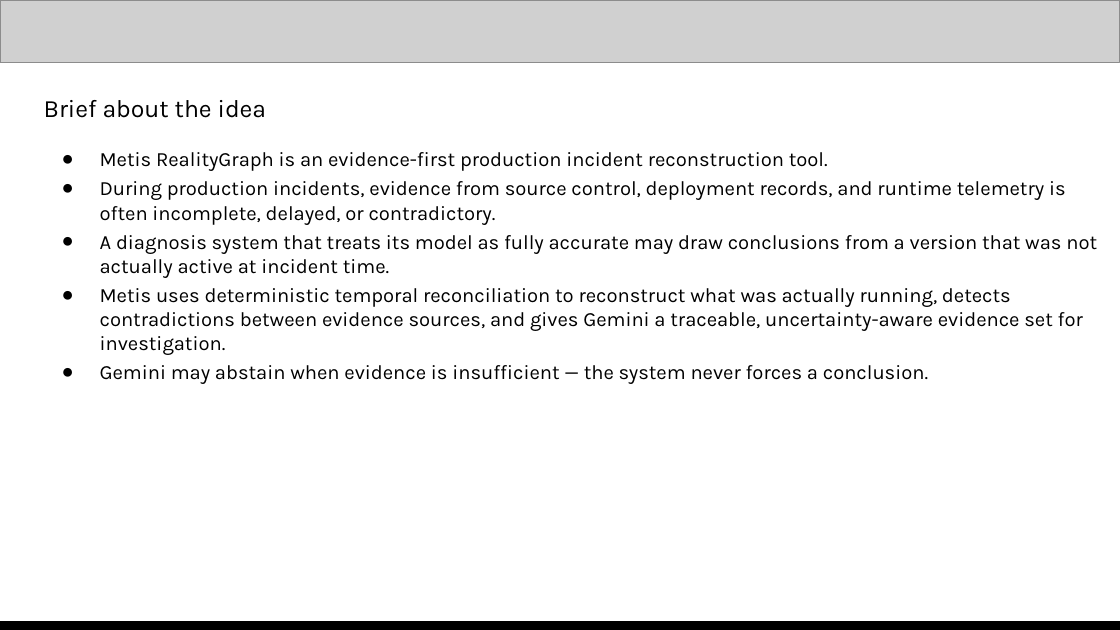
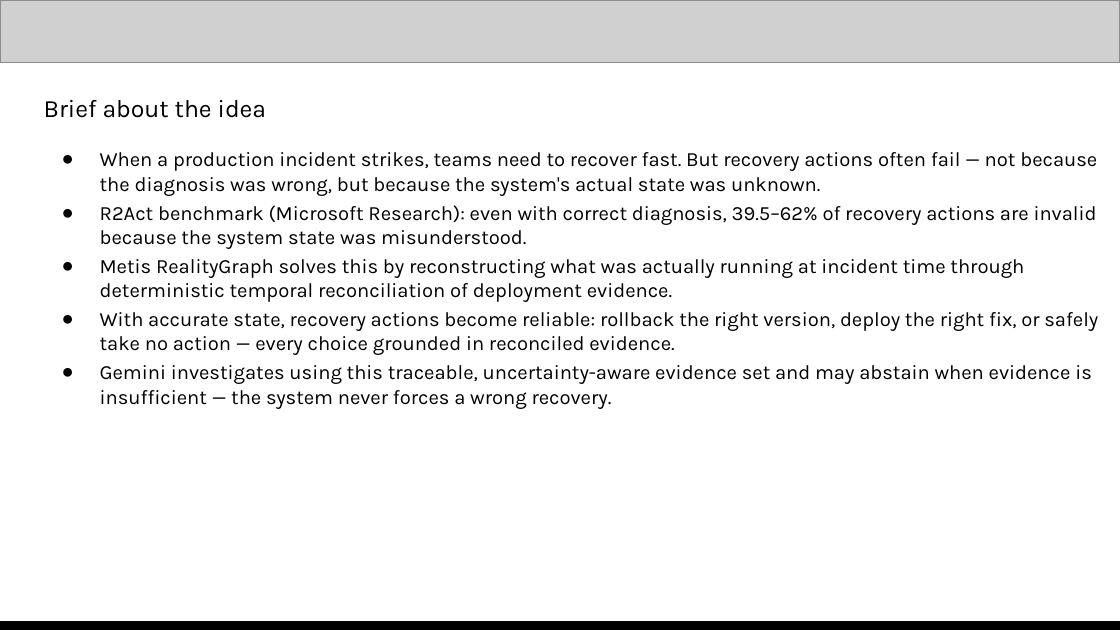
Before and after one commit to Akshada-Porje/MetisRealityGraph, a slide deck: slide 3 of MetisRealityGraph.pptx. Drawn at 1120x630 pixels with LibreOffice and Linux fonts; fonts in the diff are those of the drawing; grey boxes stand for pictures. Boxes give left, top, right and bottom in pixels: in the first picture for what was removed or moved away, otherwise in the second. Text is boxed around its words. In the diff, an @@ line names an element or a change of style, - is before the commit and + after.

```diff
--- a/MetisRealityGraph.pptx
+++ b/MetisRealityGraph.pptx
@@ text at (x1=100, y1=152, x2=1098, y2=409): text changed @@
-● Metis RealityGraph is an evidence-first production incident reconstruction tool.
-● During production incidents, evidence from source control, deployment records, and runtime telemetry is often incomplete, delayed, or contradictory.
-● A diagnosis system that treats its model as fully accurate may draw conclusions from a version that was not actually active at incident time.
-● Metis uses deterministic temporal reconciliation to reconstruct what was actually running, detects contradictions between evidence sources, and gives Gemini a traceable, uncertainty-aware evidence set for investigation.
-● Gemini may abstain when evidence is insufficient — the system never forces a conclusion.
+● When a production incident strikes, teams need to recover fast. But recovery actions often fail — not because the diagnosis was wrong, but because the system's actual state was unknown.
+● R2Act benchmark (Microsoft Research): even with correct diagnosis, 39.5–62% of recovery actions are invalid because the system state was misunderstood.
+● Metis RealityGraph solves this by reconstructing what was actually running at incident time through deterministic temporal reconciliation of deployment evidence.
+● With accurate state, recovery actions become reliable: rollback the right version, deploy the right fix, or safely take no action — every choice grounded in reconciled evidence.
+● Gemini investigates using this traceable, uncertainty-aware evidence set and may abstain when evidence is insufficient — the system never forces a wrong recovery.
```
Also in this commit, not shown: 11 other slides changed.
